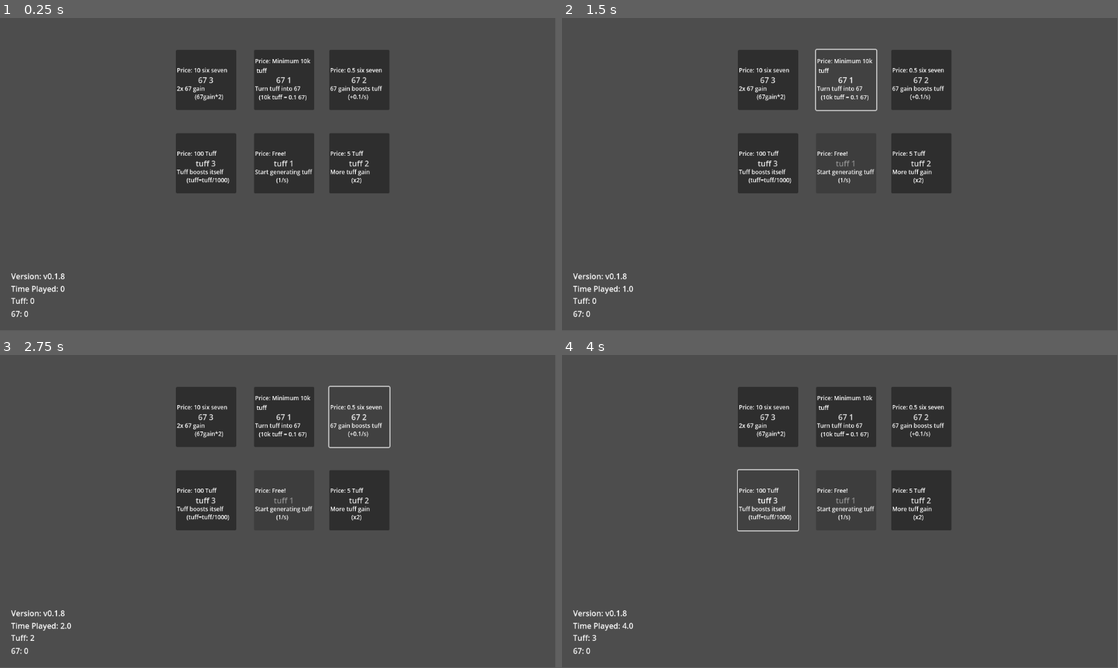
Above: before the commit, frames 1-4 (two rows, left to right).
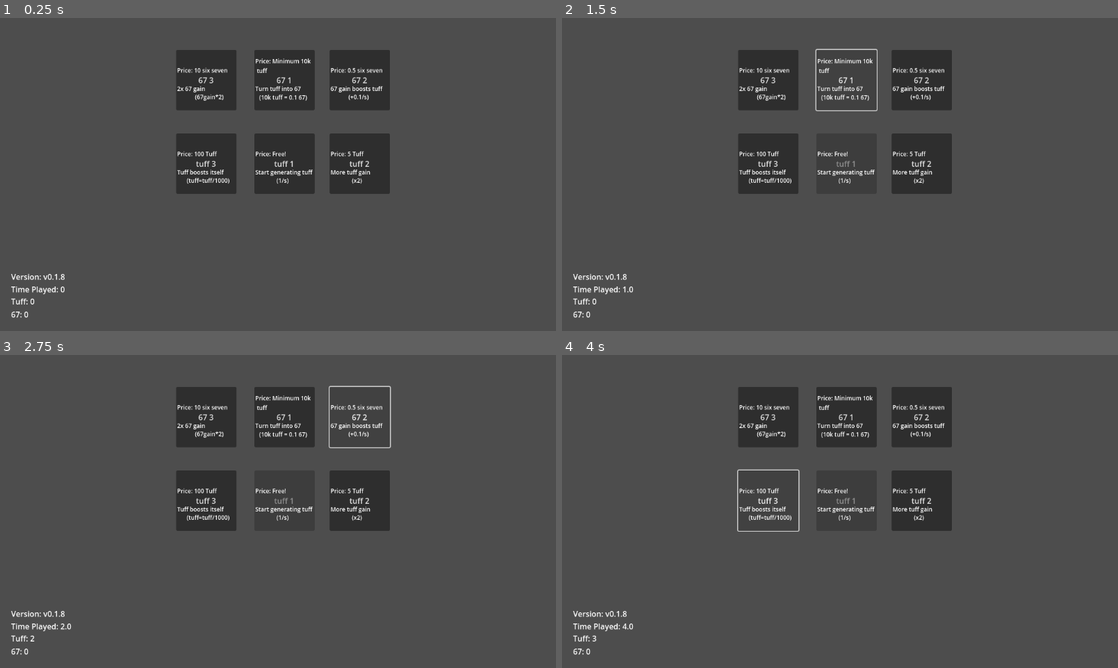
Above: after the commit, the same moments.

Repository: flumpsi/upgradetree
Game: Godot game, scene res://node_2d.tscn
Two runs of this game, one before a commit and one after it. Both use one fixed random seed, a clock stepped at 60 frames per second and the inputs below.
Inputs:
- Up to frame 1 (0.25 s): no input
- Up to frame 2 (1.5 s): click "tuff 1" at 0.5 s; click "67 1" at 1.25 s
- Up to frame 3 (2.75 s): click "67 2" at 2 s
- Up to frame 4 (4 s): click "tuff 2" at 2.75 s; click "tuff 3" at 3.5 s
In our replay, the window is 799x449 before the commit and 800x450 after it. These sizes can differ from the game's own. Grey fills any space a smaller window leaves; there, only what the larger window draws over its background counts as a difference.

The runs differ from the first frame. In frame 1, 1.7% of the frame differs, in the area x 2-70%, y 10-96%; in frame 2, 1.7%; in frame 3, 1.8%, in the area x 2-71%, y 9-96%; in frame 4, 1.8%.

Commit message:
Make screen resizing actually work

Diff:
--- a/project.godot
+++ b/project.godot
@@ -15,7 +15,16 @@
 config/features=PackedStringArray("4.5", "Forward Plus")
 config/icon="res://icon.svg"
 
+[display]
+
+window/stretch/mode="viewport"
+window/stretch/aspect="expand"
+
 [editor]
 
 version_control/plugin_name="GitPlugin"
 version_control/autoload_on_startup=true
+
+[rendering]
+
+textures/vram_compression/import_etc2_astc=true
Not shown, changed: export_presets.cfg
Not shown, added: upgradetree.apk.idsig
